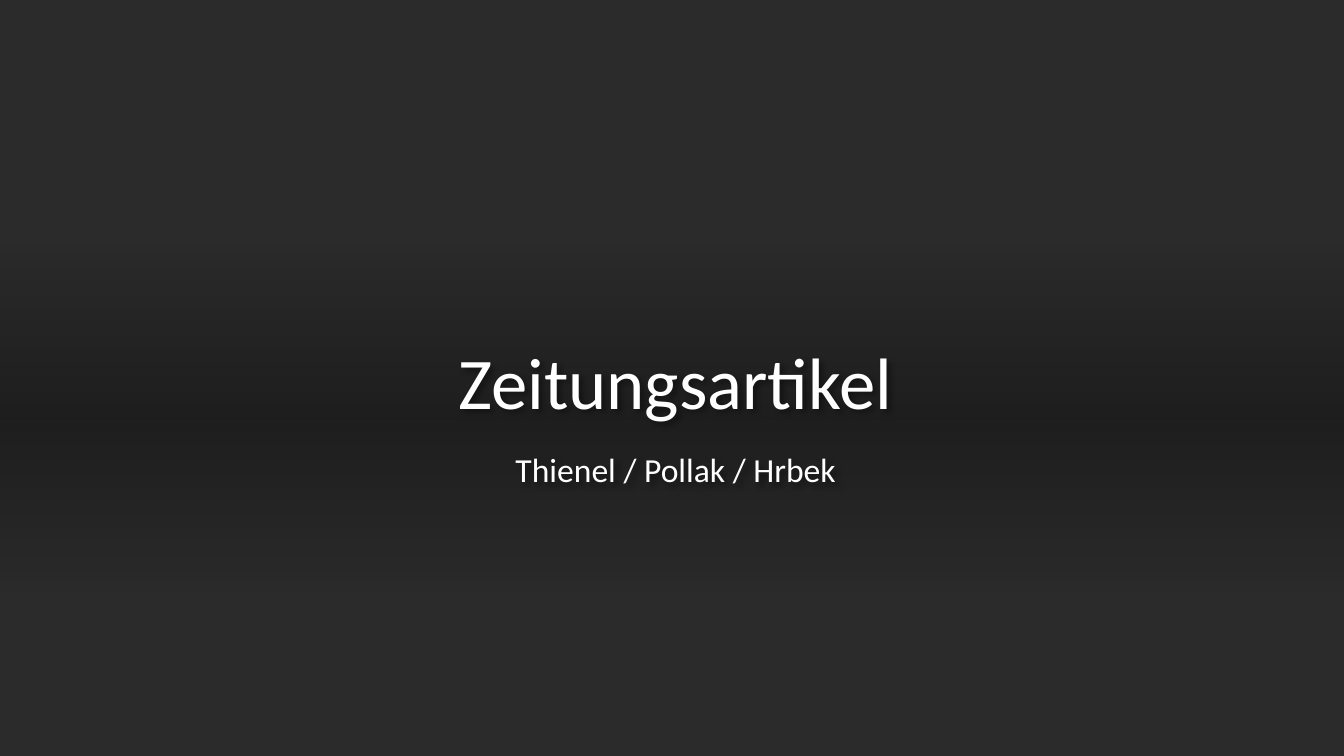
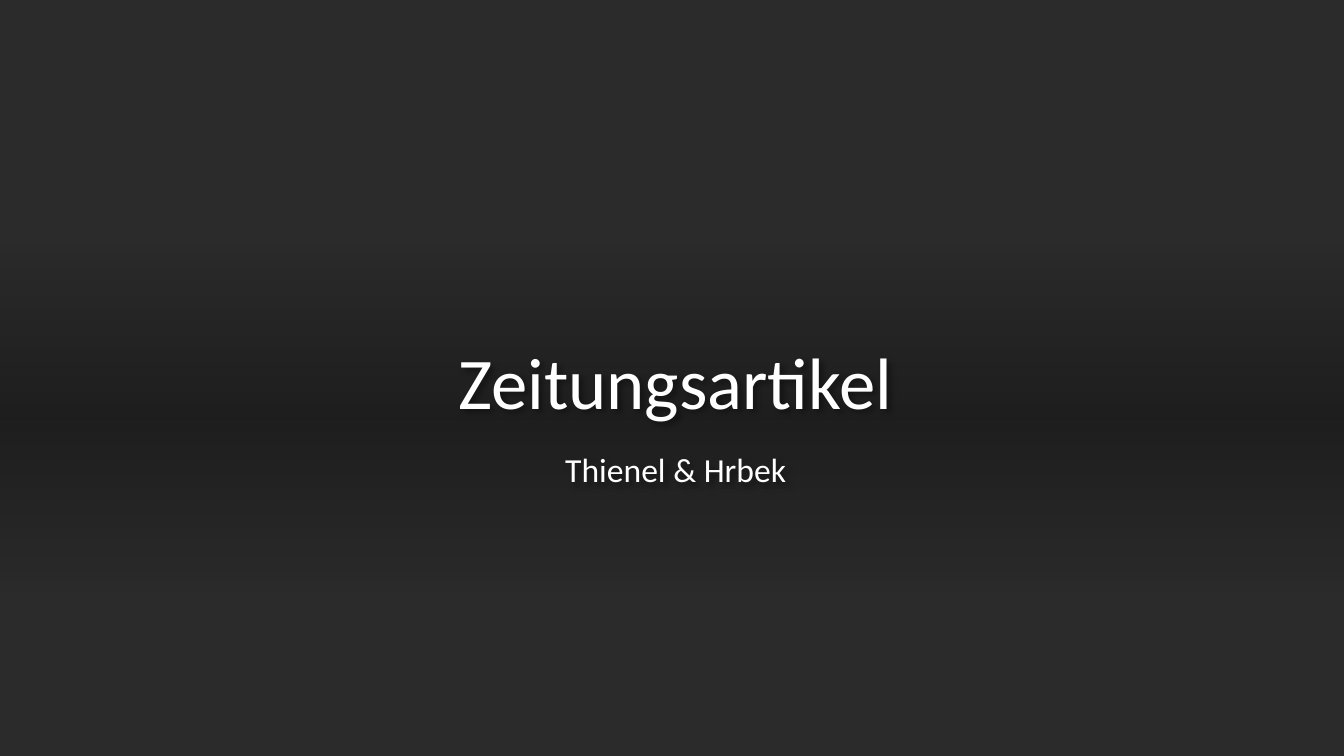
Before and after one commit to Matz21X/2023_24_4BHITS, a slide deck: slide 1 of WIR/Wirtschaft/Zeitungsartikel.pptx. Drawn at 1344x756 pixels with LibreOffice and Linux fonts; fonts in the diff are those of the drawing; background and template pictures are left out; a plain dark background stands for a picture behind light text. Boxes give left, top, right and bottom in pixels: in the first picture for what was removed or moved away, otherwise in the second. Text is boxed around its words. In the diff, an @@ line names an element or a change of style, - is before the commit and + after.

```diff
--- a/WIR/Wirtschaft/Zeitungsartikel.pptx
+++ b/WIR/Wirtschaft/Zeitungsartikel.pptx
@@ subtitle at <box>565,458,786,483</box>: text changed @@
-Thienel / Pollak / Hrbek
+Thienel & Hrbek
```
Also in this commit, not shown: 1 other slide changed, 1 other file.
